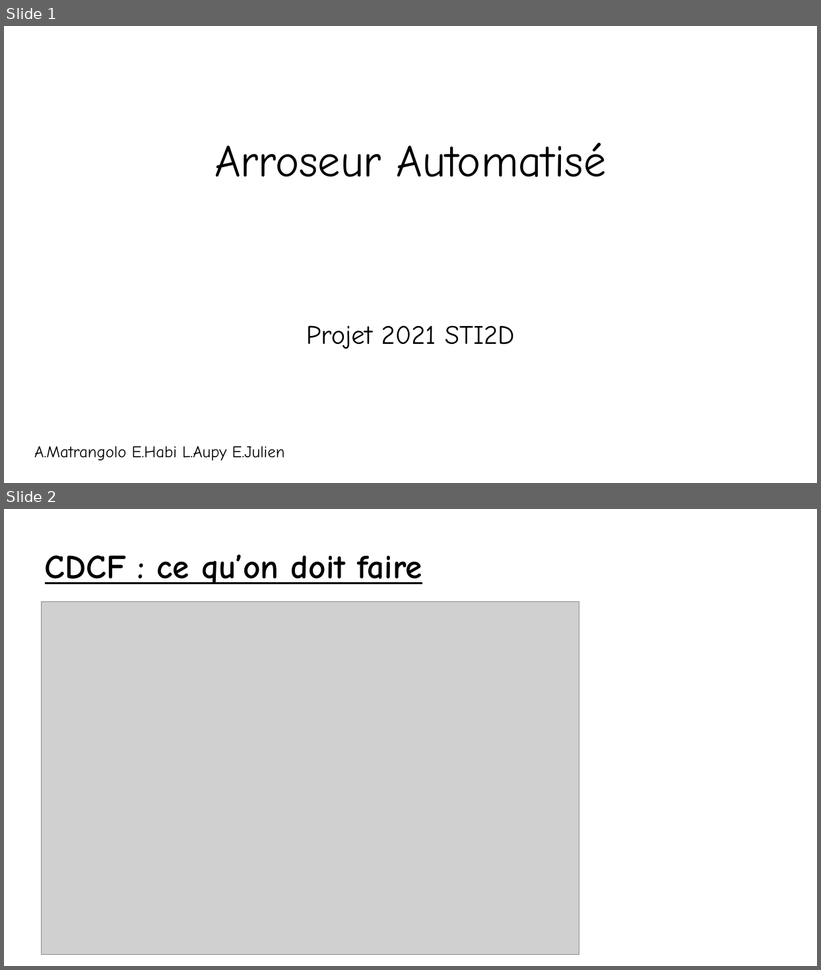
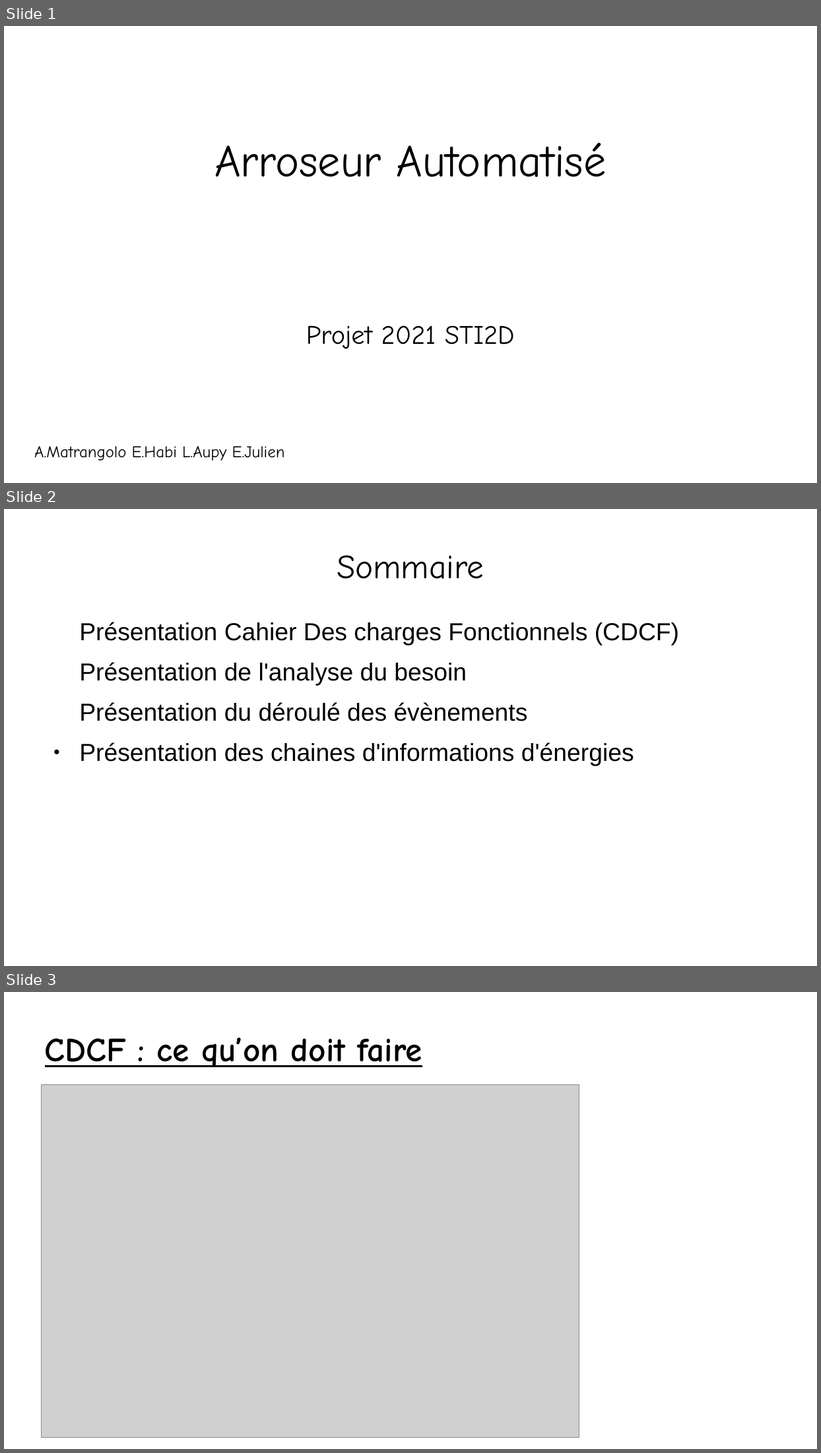
Before and after one commit to ItsFlaxX/TSTI2D2-2020-projet-arroseur, a slide deck: presentation projet 2021-03-26.odp. Shown one above the other, each under a label of ours: slides 1 and 2 before the commit, slides 1, 2 and 3 after it. The pictures are 821x970 and 821x1453 pixels, drawn with LibreOffice and Linux fonts; fonts in the diff are those of the drawing; grey boxes stand for pictures. Boxes give left, top, right and bottom in pixels: in the first picture for what was removed or moved away, otherwise in the second. Text is boxed around its words. In the diff, an @@ line names an element or a change of style, - is before the commit and + after.

```diff
--- a/presentation projet 2021-03-26.odp
+++ b/presentation projet 2021-03-26.odp
@@ slide 2 added at (x1=4, y1=509, x2=817, y2=966), background #FFFFFF @@
@@ title added at (x1=337, y1=555, x2=484, y2=579), 33 pt, text #000000 @@
+Sommaire
@@ text added at (x1=79, y1=622, x2=679, y2=766), 24 pt, text #000000 @@
+Présentation Cahier Des charges Fonctionnels (CDCF)
+Présentation de l'analyse du besoin
+Présentation du déroulé des évènements
+● Présentation des chaines d'informations d'énergies
@@ what was slide 2 is now slide 3 @@
```
Also in this commit, not shown: 1 slide removed.
